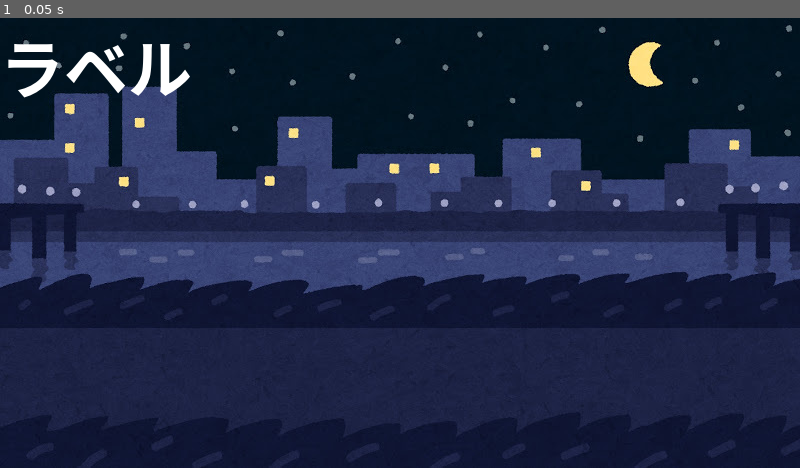
Above: before the commit, frame 1.
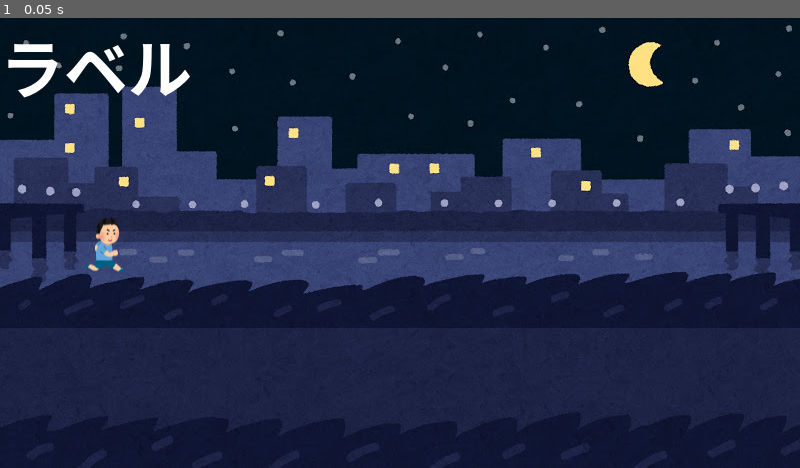
Above: after the commit, the same moment.

Repository: yuma450/team10
Game: Godot game, scene res://my_world.tscn
Two runs of this game, one before a commit and one after it. Both use one fixed random seed, a clock stepped at 60 frames per second and the inputs below. The project has no main scene, so this scene is started directly.
Inputs:
- Up to frame 1 (0.05 s): no input

The runs differ from the first frame. In frame 1, 0.3% of the frame differs, in the area x 10-16%, y 44-57%.

Commit message:
Aがキャラ追加

Diff:
--- a/game10/my_world.tscn
+++ b/game10/my_world.tscn
@@ -3,9 +3,13 @@
 [ext_resource type="PackedScene" uid="uid://6o7fxp26ru0v" path="res://world.tscn" id="1_cery3"]
 [ext_resource type="Script" uid="uid://wtcnsqp8n6dp" path="res://my_world.gd" id="2_1u75a"]
 [ext_resource type="Texture2D" uid="uid://cu8r7k323oo07" path="res://img/MyWorld.jpg" id="3_asled"]
+[ext_resource type="PackedScene" uid="uid://ckwf7wqcm5m8e" path="res://taro.tscn" id="4_1u75a"]
 
 [node name="MyWorld" unique_id=1137961271 instance=ExtResource("1_cery3")]
 script = ExtResource("2_1u75a")
 
 [node name="Sprite2D" parent="." index="0" unique_id=1597890546]
 texture = ExtResource("3_asled")
+
+[node name="TARO" parent="." index="2" unique_id=1239789849 instance=ExtResource("4_1u75a")]
+position = Vector2(104, 227)
--- a/game10/project.godot
+++ b/game10/project.godot
@@ -10,7 +10,7 @@
 
 [application]
 
-config/name="godot_template-v2"
+config/name="godot_template-team10"
 config/features=PackedStringArray("4.7", "Forward Plus")
 
 [display]
--- /dev/null
+++ b/game10/taro.gd
@@ -0,0 +1,11 @@
+extends Actor
+
+
+# Called when the node enters the scene tree for the first time.
+func _ready() -> void:
+	pass # Replace with function body.
+
+
+# Called every frame. 'delta' is the elapsed time since the previous frame.
+func _process(delta: float) -> void:
+	pass
--- /dev/null
+++ b/game10/taro.tscn
@@ -0,0 +1,18 @@
+[gd_scene format=3 uid="uid://ckwf7wqcm5m8e"]
+
+[ext_resource type="PackedScene" uid="uid://bpyevpyu03sxt" path="res://actor.tscn" id="1_a0jkj"]
+[ext_resource type="Script" uid="uid://bstk20dohelww" path="res://taro.gd" id="2_13paa"]
+[ext_resource type="Texture2D" uid="uid://8h5l1d6kxh4j" path="res://img/TARO.png" id="3_h3h2u"]
+
+[sub_resource type="CapsuleShape2D" id="CapsuleShape2D_hjgum"]
+radius = 22.0
+height = 70.0
+
+[node name="TARO" unique_id=1239789849 instance=ExtResource("1_a0jkj")]
+script = ExtResource("2_13paa")
+
+[node name="Sprite2D" parent="." index="0" unique_id=712688549]
+texture = ExtResource("3_h3h2u")
+
+[node name="CollisionShape2D" parent="." index="1" unique_id=881902376]
+shape = SubResource("CapsuleShape2D_hjgum")
Not shown, added: game10/taro.gd.uid
